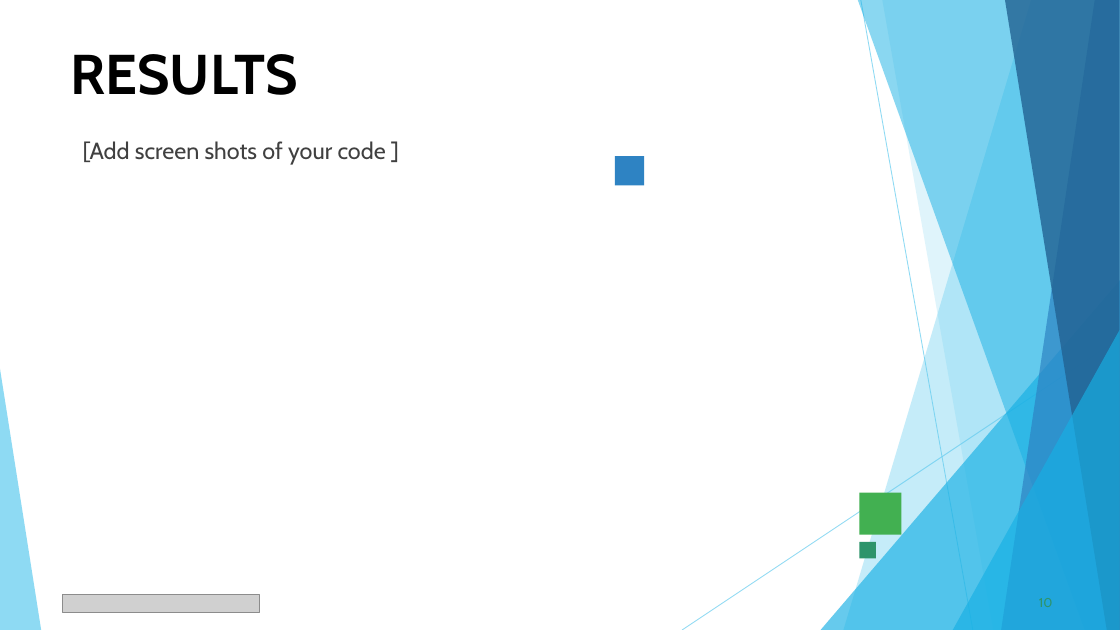
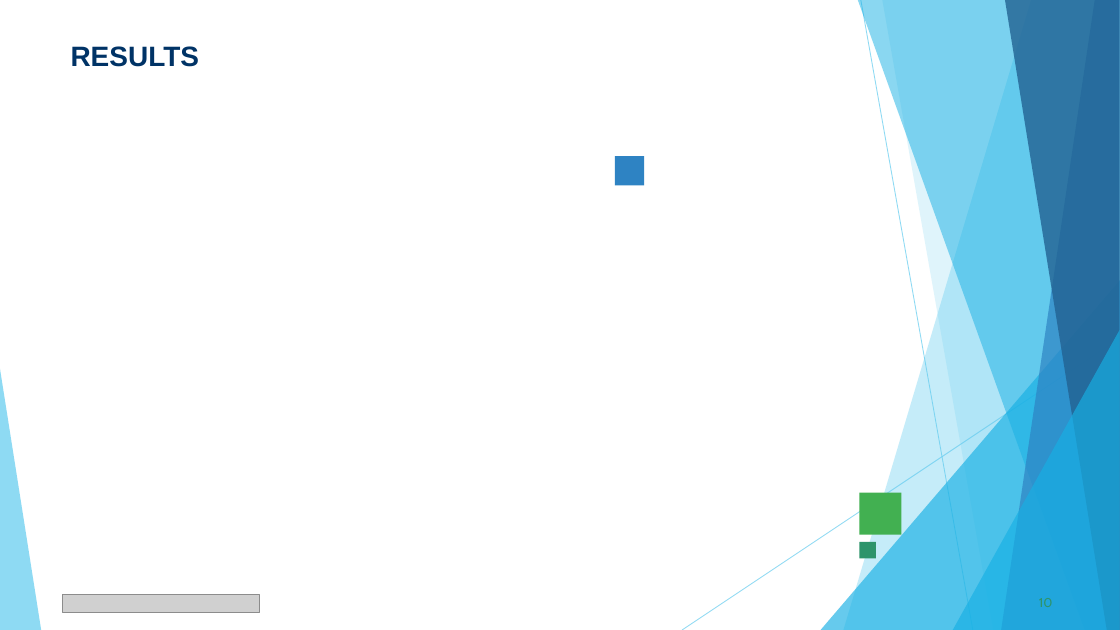
Before and after one commit to Aryan8182/Vois-data-analyticas-project, a slide deck: slide 10 of VOIS_Major_Project_PPT_Submission_Template.pptx. Drawn at 1120x630 pixels with LibreOffice and Linux fonts; fonts in the diff are those of the drawing; grey boxes stand for pictures. Boxes give left, top, right and bottom in pixels: in the first picture for what was removed or moved away, otherwise in the second. Text is boxed around its words. In the diff, an @@ line names an element or a change of style, - is before the commit and + after.

Commit message:
Update VOIS Major Project presentation template with complete project data, results, charts, and certificate

```diff
--- a/VOIS_Major_Project_PPT_Submission_Template.pptx
+++ b/VOIS_Major_Project_PPT_Submission_Template.pptx
@@ title "RESULTS" at bbox=[71, 46, 200, 67]: size 48 to 24 pt, font Cabin to Arial, text colour #000000 to #003366 @@
@@ text removed at bbox=[83, 141, 386, 165] @@
-[Add screen shots of your code ]
```
Also in this commit, not shown: 8 other slides changed, 4 slides added, 4 slides removed.
